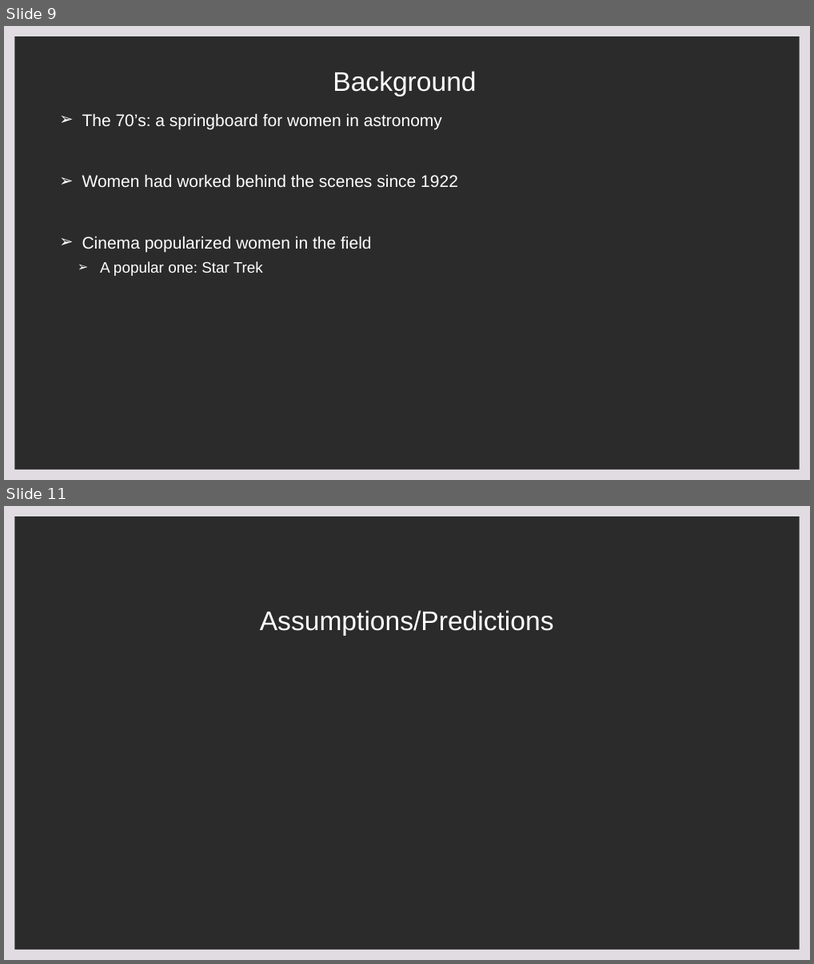
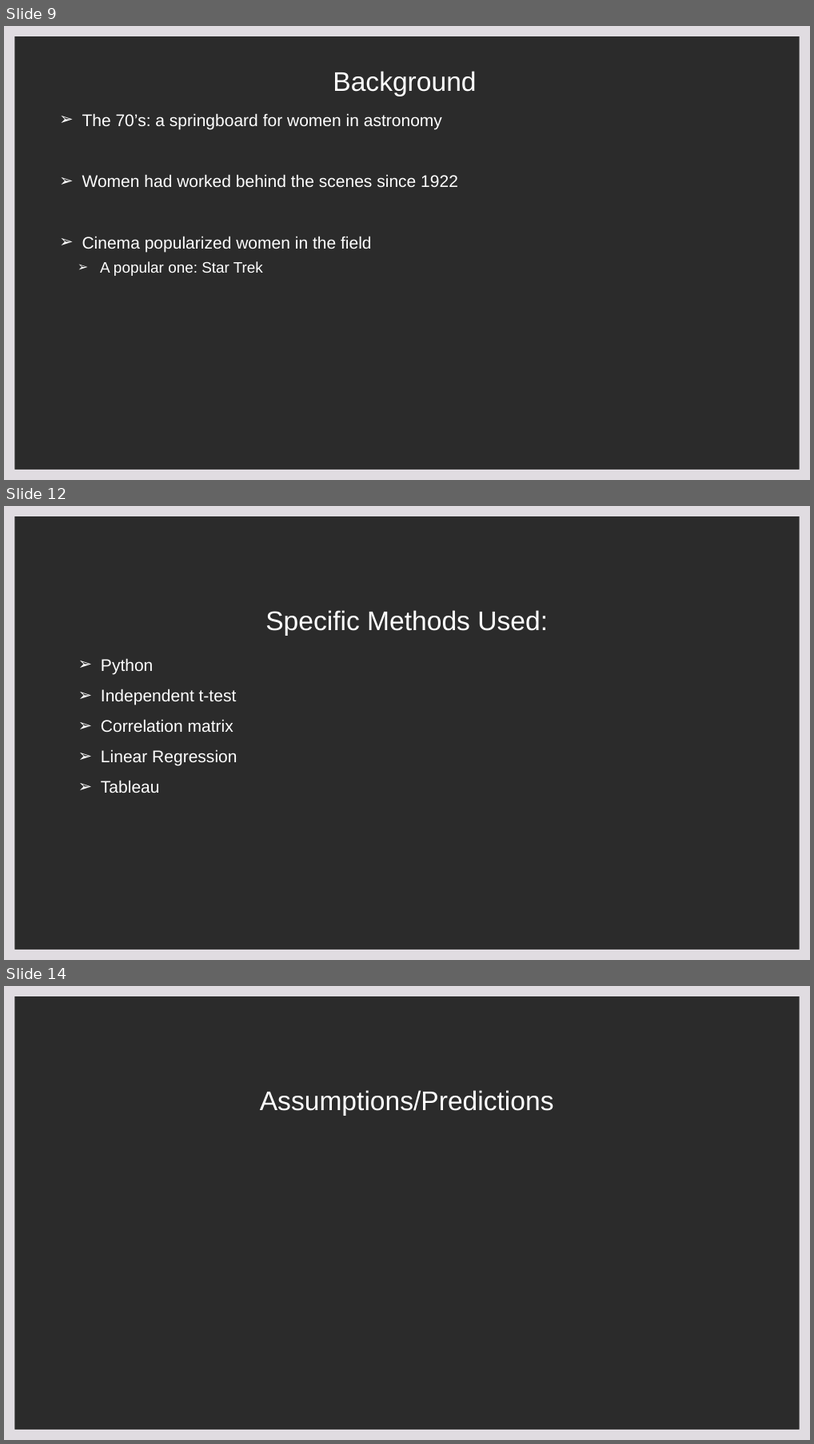
Before and after one commit to rhreich34/NASA-Hiring-Rate, a slide deck: NASA Presentation.pptx. Shown one above the other, each under a label of ours: slides 9 and 11 before the commit, slides 9, 12 and 14 after it; the slides between them are not shown. The pictures are 814x964 and 814x1444 pixels, drawn with LibreOffice and Linux fonts; fonts in the diff are those of the drawing; background and template pictures are left out; a plain dark background stands for a picture behind light text. Boxes give left, top, right and bottom in pixels: in the first picture for what was removed or moved away, otherwise in the second. Text is boxed around its words. In the diff, an @@ line names an element or a change of style, - is before the commit and + after.

```diff
--- a/NASA Presentation.pptx
+++ b/NASA Presentation.pptx
@@ slide 12 added at box(4, 506, 810, 960), background picture (left out); not listed: 1 template element that a slide beside it also shows @@
@@ title added at box(266, 610, 548, 636), 32 pt, text #FFFFFF @@
+Specific Methods Used:
@@ text added at box(101, 658, 237, 792), 20 pt, text #FFFFFF @@
+➢ Python
+➢ Independent t-test
+➢ Correlation matrix
+➢ Linear Regression
+➢ Tableau
@@ what was slide 11 is now slide 14 @@
```
Also in this commit, not shown: 9 other slides added, 3 slides removed.
